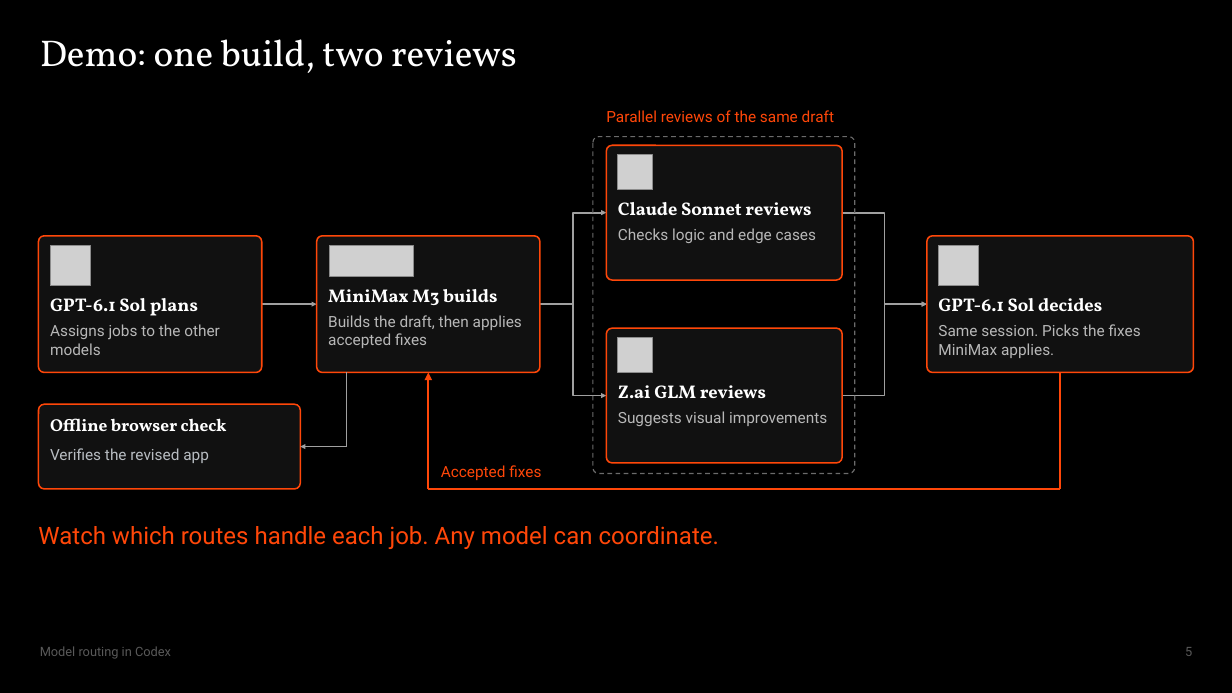
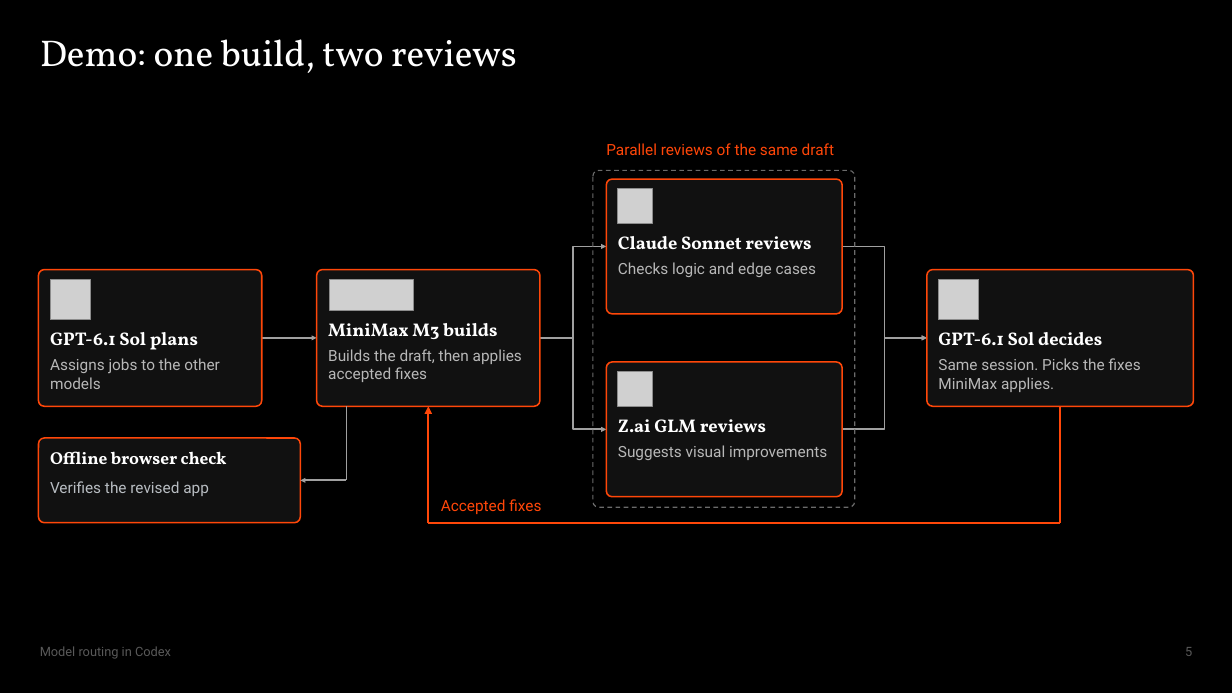
Before and after one commit to Max-FM/RDP-Train-the-Trainer-Workshop-2026, a slide deck: slide 5 of presentation/model-routing.pptx. Drawn at 1232x693 pixels with LibreOffice and Linux fonts; fonts in the diff are those of the drawing; grey boxes stand for pictures. Boxes give left, top, right and bottom in pixels: in the first picture for what was removed or moved away, otherwise in the second. Text is boxed around its words. In the diff, an @@ line names an element or a change of style, - is before the commit and + after.

```diff
--- a/presentation/model-routing.pptx
+++ b/presentation/model-routing.pptx
@@ 14 texts, 7 rounded rectangles, 5 pictures, 4 elbow arrows, 3 lines, 3 arrows: place and size @@
-14 texts, 7 rounded rectangles, 5 pictures, 4 elbow arrows, 3 lines, 3 arrows at bbox=[39, 110, 1194, 490]
+14 texts, 7 rounded rectangles, 5 pictures, 4 elbow arrows, 3 lines, 3 arrows at bbox=[39, 143, 1194, 523]
@@ text removed at bbox=[38, 526, 719, 549] @@
-Watch which routes handle each job. Any model can coordinate.
```
Also in this commit, not shown: 4 other slides changed, 10 other files.
